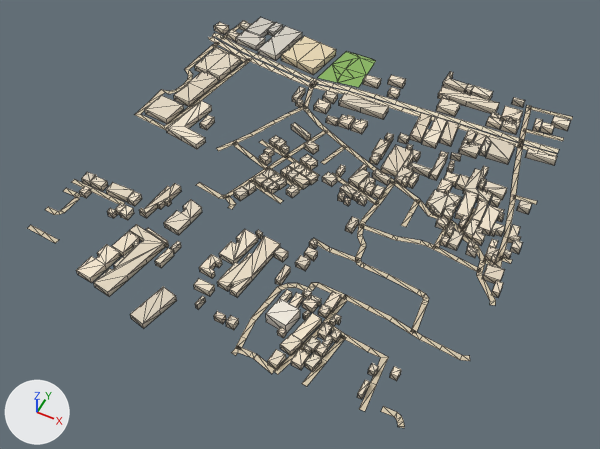
Before and after pictures for a commit that changed the glTF model public/assets/bengaluru-region-v1/tiles/t17_12-l1.glb.
Camera for both pictures: a 50 mm camera at (9051.0, 5624.0, 701.0) aimed at (8759.0, 6208.0, -30.0). Arrows for +X, +Y and +Z are at lower left; the lights stay in place. The older version comes first. Mesh edges are drawn as thin lines. Vertices at exactly the same position are counted once.

Before the edit, the objects in view are built like this:
```python
me_building = bpy.data.meshes.new('building')
me_building.from_pydata(...)  # 1834 vertices, 2365 faces; spans x -4.0..504.0, y -13.0..513.0, z 0.0..14.0
me_building.materials.append(mat_building)
me_ground = bpy.data.meshes.new('ground')
me_ground.from_pydata(...)  # 577 vertices, 480 faces; spans x -3.0..503.0, y -3.0..503.0, z 1.0
me_ground.materials.append(mat_ground)
ob_building = bpy.data.objects.new('building', me_building)
ob_building.location = (8500.0, 6000.0, 0.0)
ob_ground = bpy.data.objects.new('ground', me_ground)
ob_ground.location = (8500.0, 6000.0, 0.0)
```
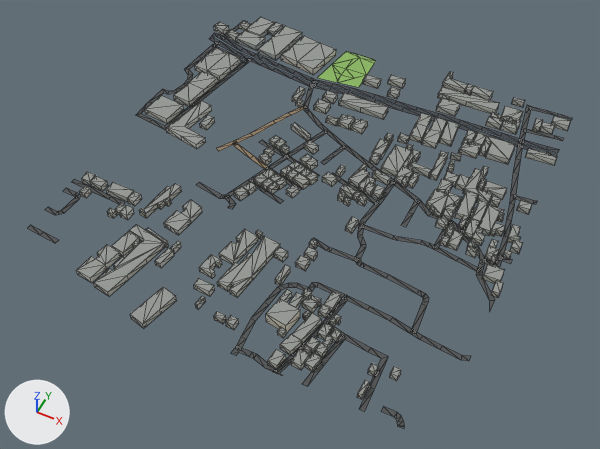
Pixel boxes [x1, y1, x2, y2] of what changed, in the pictures (600 x 449 px; the box of a moved part takes in the faces that stretch with it):
'ground', reshaped
    before: [28, 21, 573, 428]
    after: [28, 21, 572, 428]
part 1 of me_building, recoloured (darker)
    both: [76, 17, 570, 399]
part 2 of me_ground, moved or reshaped
    before: [231, 106, 573, 428]
    after: [231, 106, 572, 428]
part 3 of me_ground, moved or reshaped
    both: [135, 21, 247, 123]
part 4 of me_ground, moved or reshaped
    both: [28, 179, 111, 243]
part 5 of me_ground, recoloured
    both: [28, 33, 564, 422]

Diff of the bpy script that builds the scene:
```diff
--- a/public/assets/bengaluru-region-v1/tiles/t17_12-l1.glb.py
+++ b/public/assets/bengaluru-region-v1/tiles/t17_12-l1.glb.py
@@ me_building @@
 # used by ob_building; location = (8500.0, 6000.0, 0.0)
-me_building.from_pydata(...)  # 1834 vertices, 2365 faces; spans x -4.0..504.0, y -13.0..513.0, z 0.0..14.0
+me_building.from_pydata(...)  # 1834 vertices, 2896 faces; spans x -4.0..504.0, y -13.0..513.0, z 0.0..14.0
+# me_building part 1: 2365 kept faces spanning x -4.0..504.0, y -13.0..513.0, z 0.0..14.0 get new vertex colours
+# edits to the shape of me_building do not show in these pictures
 me_building.materials.append(mat_building)
@@ me_ground @@
 # used by ob_ground; location = (8500.0, 6000.0, 0.0)
-me_ground.from_pydata(...)  # 577 vertices, 480 faces; spans x -3.0..503.0, y -3.0..503.0, z 1.0
+me_ground.from_pydata(...)  # 585 vertices, 488 faces; spans x 0.0..500.0, y 0.0..500.0, z 1.0
+# me_ground part 2: 25 vertices moved from x 288.0..501.0, y 1.0..503.0, z 1.0 to x 287.0..500.0, y 0.0..500.0, z 1.0; 15 vertices removed from x 334.0..503.0, y -3.0..501.0, z 1.0; 21 vertices added at x 324.0..500.0, y 0.0..500.0, z 1.0
+# me_ground part 3: 4 vertices moved from x 1.0..12.0, y 312.0..367.0, z 1.0 to x 2.0..12.0, y 311.0..367.0, z 1.0; 8 vertices removed from x -3.0..24.0, y 257.0..475.0, z 1.0; 10 vertices added at x 0.0..24.0, y 256.0..476.0, z 1.0
+# me_ground part 4: 6 vertices moved from x 14.0..23.0, y 40.0..80.0, z 1.0 to x 14.0..23.0, y 40.0..81.0, z 1.0; 2 vertices removed from x 27.0..28.0, y 121.0..127.0, z 1.0; 2 vertices added at x 21.0..22.0, y 121.0..127.0, z 1.0
+# me_ground part 5: 416 kept faces spanning x 0.0..500.0, y 0.0..496.0, z 1.0 get new vertex colours; the middle colour goes from beige #d7c9ae to dark grey #535556
+# other edits to the shape of me_ground do not show in these pictures
 me_ground.materials.append(mat_ground)
```
